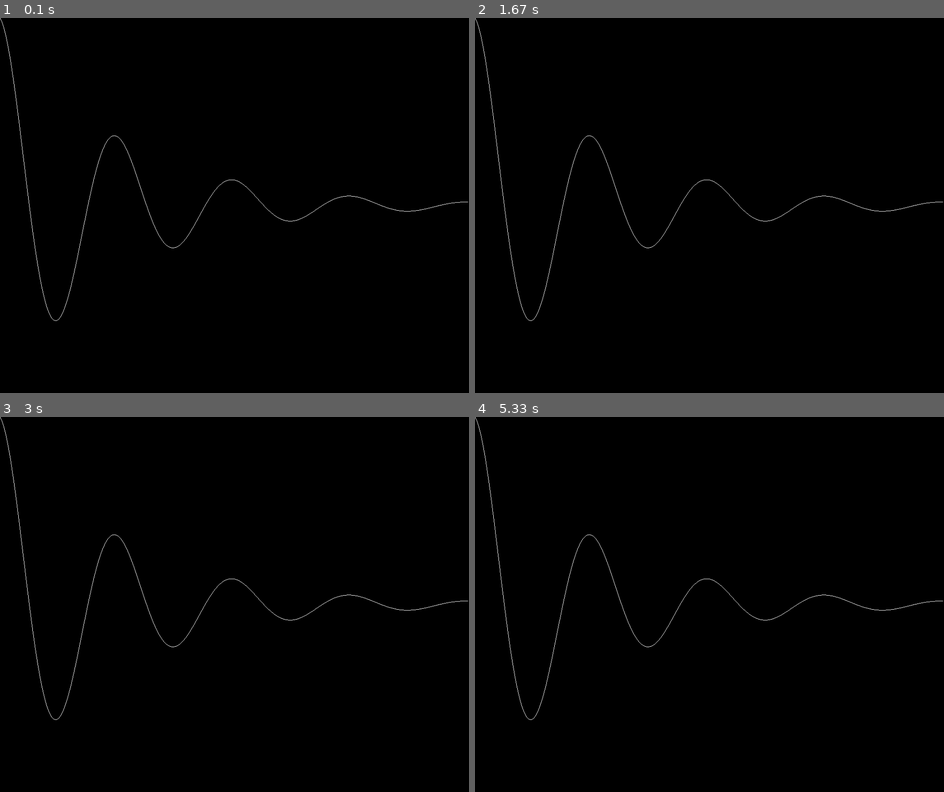
Above: before the commit, frames 1-4 (two rows, left to right).
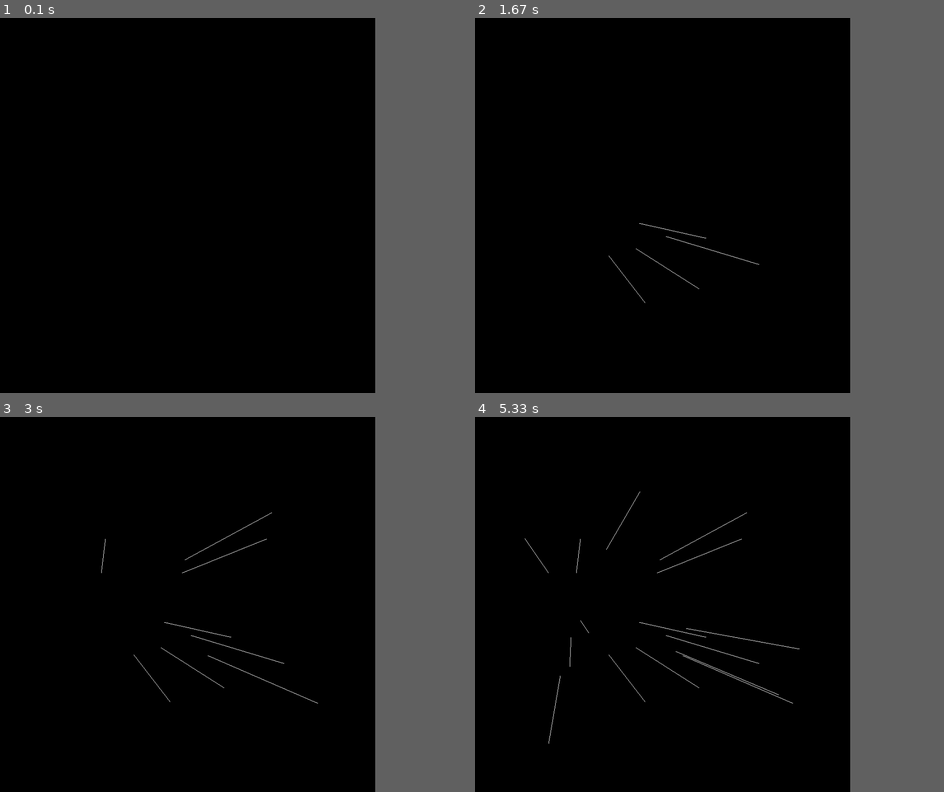
Above: after the commit, the same moments.

Repository: anzmaaan/anz-renderer
Game: pygame game, started from SimplePaint.py
Two runs of this game, one before a commit and one after it. Both use one fixed random seed, a clock stepped at 60 frames per second and the inputs below.
Inputs (mouse positions are in pixels of both pictures, inside the frame that each line leads up to):
- Up to frame 1 (0.1 s): no input
- Up to frame 2 (1.67 s): press the mouse at (573, 209) at 0.37 s; move the mouse to (634, 246) at 0.47 s; release the mouse at (700, 288) at 0.6 s; press the mouse at (573, 209) at 0.7 s; move the mouse to (639, 224) at 0.8 s; release the mouse at (704, 239) at 0.93 s; press the mouse at (573, 209) at 1.03 s; move the mouse to (606, 254) at 1.13 s; release the mouse at (643, 303) at 1.27 s; press the mouse at (573, 209) at 1.37 s; move the mouse to (667, 235) at 1.47 s; release the mouse at (761, 265) at 1.6 s
- Up to frame 3 (3 s): press the mouse at (98, 608) at 1.7 s; move the mouse to (206, 657) at 1.8 s; release the mouse at (318, 702) at 1.93 s; press the mouse at (98, 608) at 2.03 s; move the mouse to (182, 574) at 2.13 s; release the mouse at (267, 537) at 2.27 s; press the mouse at (98, 608) at 2.37 s; move the mouse to (182, 559) at 2.47 s; release the mouse at (272, 510) at 2.6 s; press the mouse at (98, 608) at 2.7 s; move the mouse to (103, 574) at 2.8 s; release the mouse at (103, 537) at 2.93 s
- Up to frame 4 (5.33 s): press the mouse at (573, 608) at 3.03 s; move the mouse to (559, 675) at 3.13 s; release the mouse at (550, 743) at 3.27 s; press the mouse at (573, 608) at 3.37 s; move the mouse to (578, 619) at 3.47 s; release the mouse at (587, 634) at 3.6 s; press the mouse at (573, 608) at 3.7 s; move the mouse to (676, 649) at 3.8 s; release the mouse at (779, 694) at 3.93 s; press the mouse at (573, 608) at 4.03 s; move the mouse to (606, 548) at 4.13 s; release the mouse at (639, 492) at 4.27 s; press the mouse at (573, 608) at 4.37 s; move the mouse to (568, 638) at 4.47 s; release the mouse at (568, 668) at 4.6 s; press the mouse at (573, 608) at 4.7 s; move the mouse to (550, 574) at 4.8 s; release the mouse at (526, 537) at 4.93 s; press the mouse at (573, 608) at 5.03 s; move the mouse to (686, 627) at 5.13 s; release the mouse at (798, 649) at 5.27 s
In our replay, the window is 900x720 before the commit and 720x720 after it. These sizes can differ from the game's own. Grey fills any space a smaller window leaves; there, only what the larger window draws over its background counts as a difference.

The runs differ from the first frame. In frame 1, 0.5% of the frame differs, in the area x 0-100%, y 0-81%; in frame 2, 0.6%; in frame 3, 0.8%; in frame 4, 1.1%, in the area x 0-100%, y 0-88%.

Commit message:
Change resolution and variables for ortho accordingly. Created save_drawing(). Added quit functionality on key press 'q'. Added save functionality on key press 's'. Switch ortho_bottom and ortho_up to fix orientation being upside down. Called plot_lines() instead of plot_graph(). Reduced wait time for higher resolution of lines.

Diff:
--- a/SimplePaint.py
+++ b/SimplePaint.py
@@ -9,14 +9,12 @@
 
 pygame.init()
 
-screen_width = 1000
+screen_width = 800
 screen_height = 800
-ortho_top = 1
-ortho_bottom = -1
-ortho_left = 0
-ortho_right = 4
-ortho_width = 640
-ortho_height = 480
+ortho_top = -400
+ortho_bottom = 400
+ortho_left = -400
+ortho_right = 400
 
 screen = pygame.display.set_mode((screen_width, screen_height), DOUBLEBUF | OPENGL)
 pygame.display.set_caption('Lines in PyOpenGL')
@@ -53,6 +51,17 @@
         glEnd()
 
 
+def save_drawing():
+    f = open("drawing.txt", "w")
+    f.write(str(len(points)) + "\n")
+    for l in points:
+        f.write(str(len(l)) + "\n")
+        for coords in l:
+            f.write(str(coords[0]) + " " + str(coords[1]) + "\n")
+    f.close()
+    print("Drawing saved.")
+
+
 done = False
 init_ortho()
 glPointSize(5)
@@ -63,8 +72,13 @@
 while not done:
     p = None
     for event in pygame.event.get():
-        if event.type == pygame.QUIT:
+        if event.type == pygame.QUIT or event.type == pygame.KEYDOWN:
+            if event.key == pygame.K_q:
+                done = True
             done = True
+        elif event.type == pygame.KEYDOWN:
+            if event.key == pygame.K_s:
+                save_drawing()
         elif event.type == MOUSEBUTTONDOWN:
             mouse_down = True
             line = []
@@ -77,13 +91,13 @@
             koordinatensysteme von pygame (0,0 = top left) und opengl (0,0 = bottom left)
             unterschiedliche ursprünge haben.'''
             line.append((map_value(0, screen_width, ortho_left, ortho_right, p[0]),
-                           map_value(0, screen_height, ortho_bottom, ortho_top, p[1])))
+                           map_value(0, screen_height, ortho_top, ortho_bottom, p[1])))
 
     glClear(GL_COLOR_BUFFER_BIT | GL_DEPTH_BUFFER_BIT)
     glMatrixMode(GL_MODELVIEW)
     glLoadIdentity()
-    plot_graph()
+    plot_lines()
     pygame.display.flip()
-    pygame.time.wait(500)
+    pygame.time.wait(2)
 
 pygame.quit()
